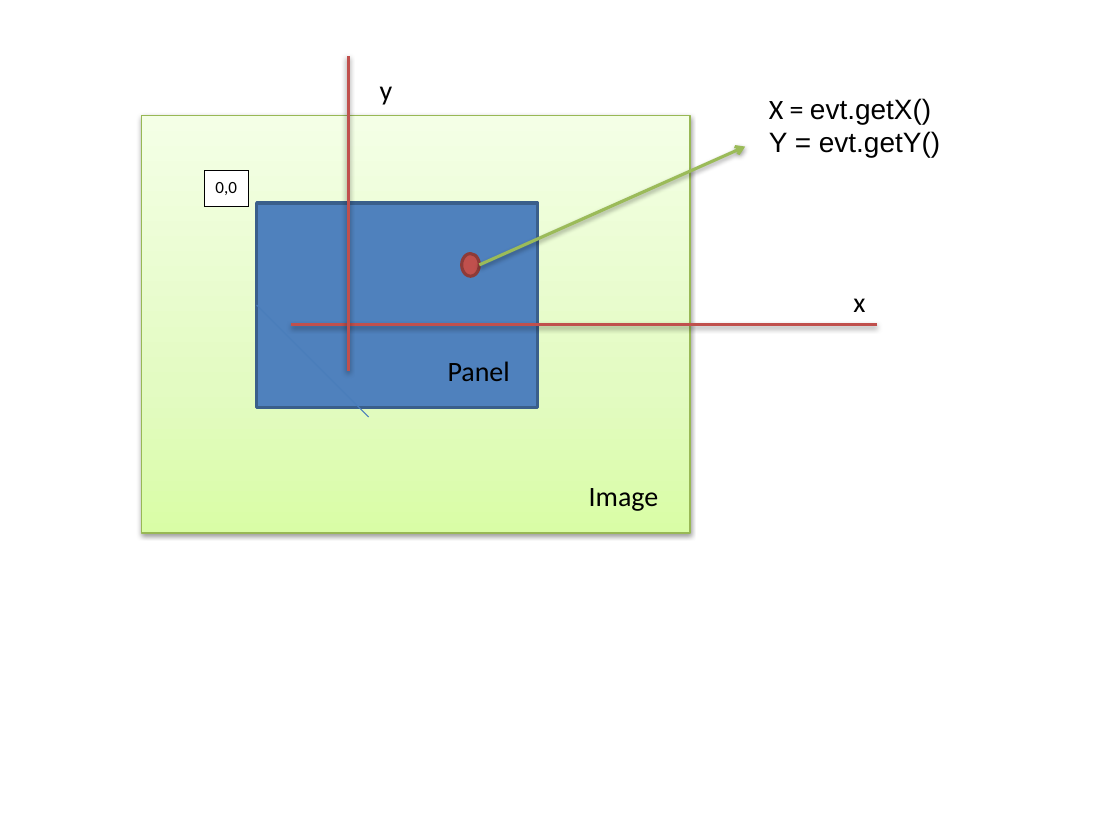
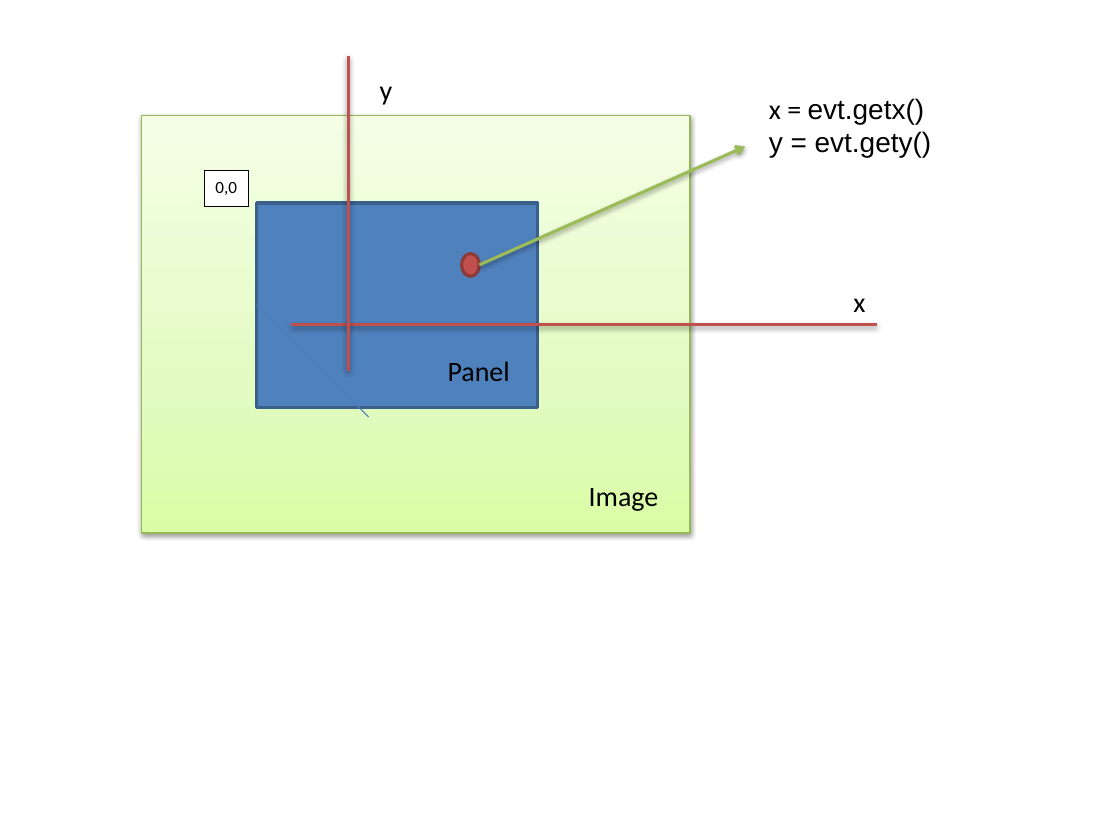
Before and after one commit to ckl67/PAC-Tool, a slide deck: slide 2 of prog_help/pac-tool help draw.pptx. Drawn at 1120x840 pixels with LibreOffice and Linux fonts; fonts in the diff are those of the drawing. Boxes give left, top, right and bottom in pixels: in the first picture for what was removed or moved away, otherwise in the second. Text is boxed around its words. In the diff, an @@ line names an element or a change of style, - is before the commit and + after.

```diff
--- a/prog_help/pac-tool help draw.pptx
+++ b/prog_help/pac-tool help draw.pptx
@@ text at bbox=[769, 98, 932, 157]: text changed @@
-X = evt.getX()
-Y = evt.getY()
+x = evt.getx()
+y = evt.gety()
```
Also in this commit, not shown: 4 other slides changed, 23 slides added, 11 slides removed, 14 other files.
